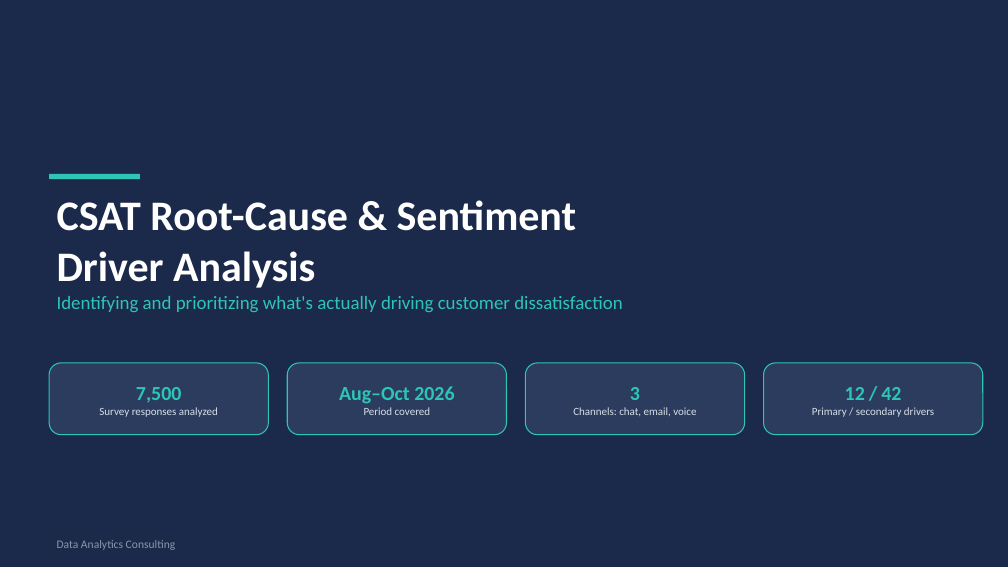
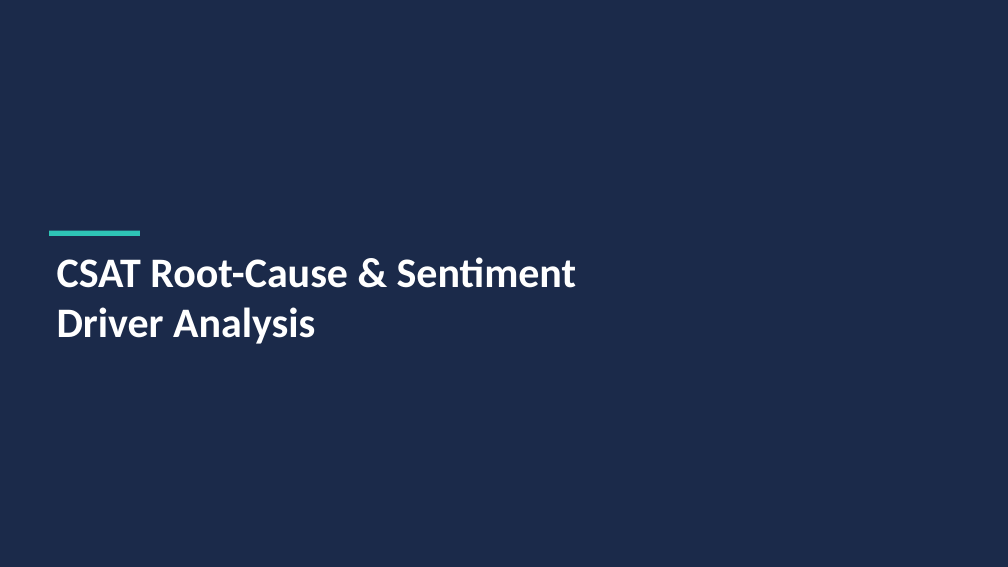
Before and after one commit to rameshpennam/ds-use-cases, a slide deck: slide 1 of usecase1_csat_nlp_rootcause/final_output/usecase1_csat_summary.pptx. Drawn at 1008x567 pixels with LibreOffice and Linux fonts; fonts in the diff are those of the drawing. Boxes give left, top, right and bottom in pixels: in the first picture for what was removed or moved away, otherwise in the second. Text is boxed around its words. In the diff, an @@ line names an element or a change of style, - is before the commit and + after.

```diff
--- a/usecase1_csat_nlp_rootcause/final_output/usecase1_csat_summary.pptx
+++ b/usecase1_csat_nlp_rootcause/final_output/usecase1_csat_summary.pptx
@@ rectangle moved from (x1=49, y1=174, x2=140, y2=179) to (x1=49, y1=231, x2=140, y2=236) @@
@@ text "CSAT Root-Cause & Sentiment Driver ..." moved from (x1=57, y1=200, x2=577, y2=288) to (x1=57, y1=257, x2=577, y2=344) @@
@@ text removed at (x1=57, y1=296, x2=623, y2=312) @@
-Identifying and prioritizing what's actually driving customer dissatisfaction
@@ rounded rectangle removed at (x1=49, y1=363, x2=268, y2=435) @@
-7,500
-Survey responses analyzed
@@ rounded rectangle removed at (x1=287, y1=363, x2=507, y2=435) @@
-Aug–Oct 2026
-Period covered
@@ rounded rectangle removed at (x1=526, y1=363, x2=745, y2=435) @@
-3
-Channels: chat, email, voice
@@ rounded rectangle removed at (x1=764, y1=363, x2=983, y2=435) @@
-12 / 42
-Primary / secondary drivers
@@ text removed at (x1=57, y1=540, x2=176, y2=550) @@
-Data Analytics Consulting
```
Also in this commit, not shown: 3 other slides changed, 3 other files.
